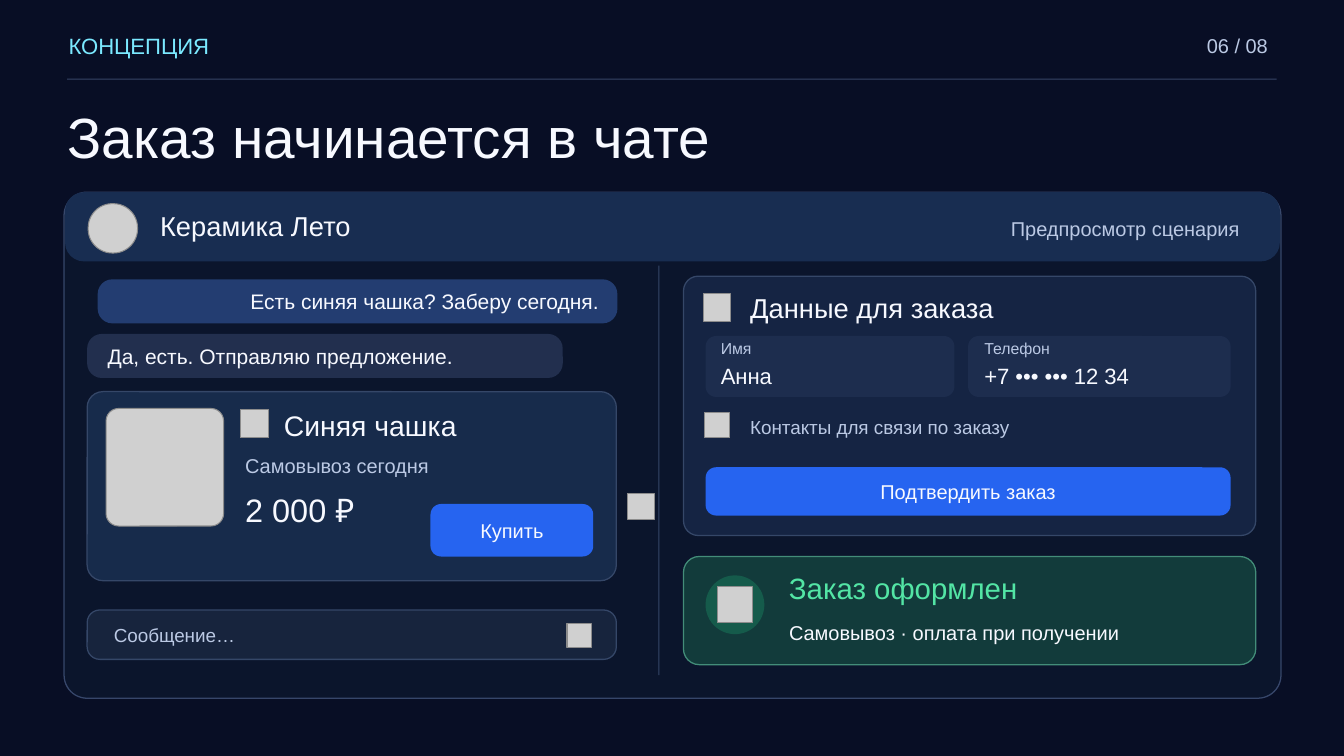
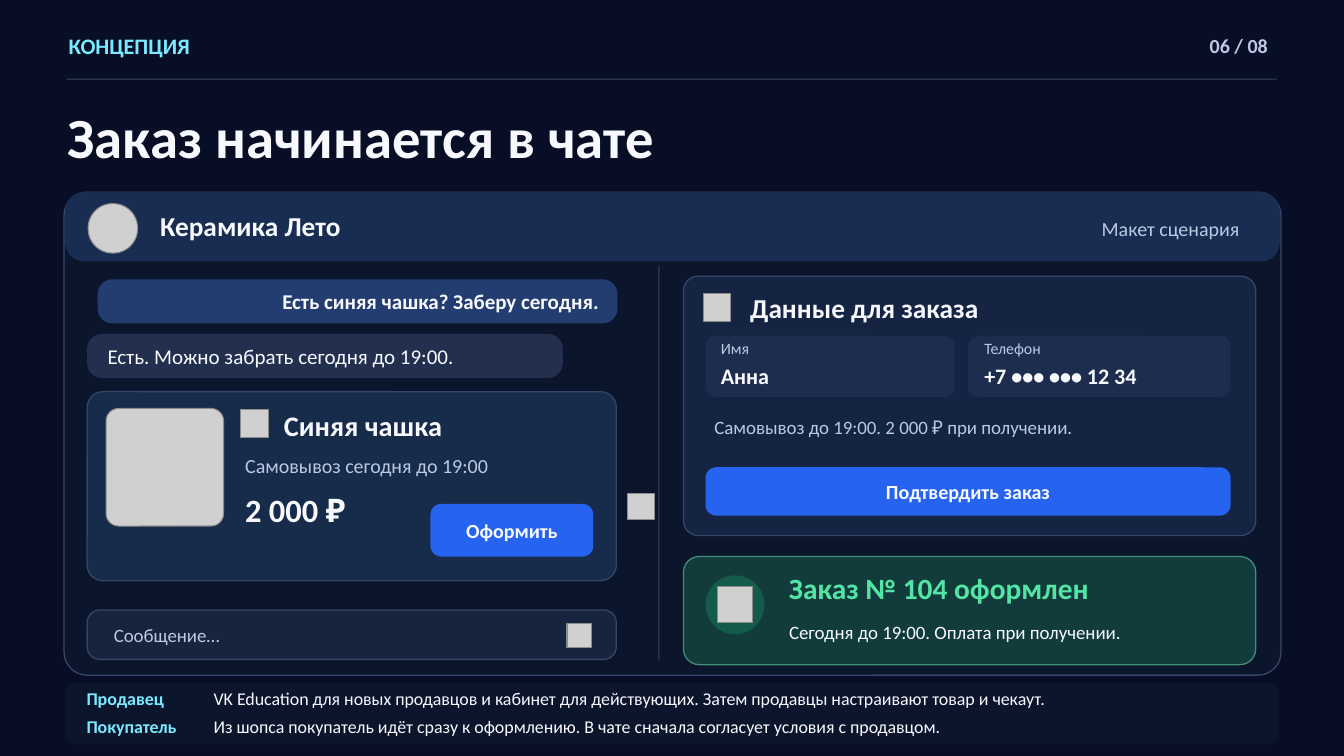
Before and after one commit to Shadovv-Government/vs_case_champ, a slide deck: slide 6 of presentation/Теневое Правительство_strategy_msk.pptx. Drawn at 1344x756 pixels with LibreOffice and Linux fonts; fonts in the diff are those of the drawing; grey boxes stand for pictures; background and template pictures are left out. Boxes give left, top, right and bottom in pixels: in the first picture for what was removed or moved away, otherwise in the second. Text is boxed around its words. In the diff, an @@ line names an element or a change of style, - is before the commit and + after.

Commit message:
Завершить презентацию, аналитический отчёт и расчёты «VK Заказ рядом» для VK Case Champ 2026
Вычитать и сверстать восемь слайдов, обновить редактируемый PowerPoint с пятью диаграммами и заметки к защите. Собрать PDF с поиском по тексту и закладками.

Добавить аналитический отчёт с формулами, источниками, экономикой и планом пилота. Оформить использование ИИ кратким примечанием к методике, синхронизировать отдельное приложение и обновить инструкцию по подаче.

Пересчитать товарные сегменты по исходному XLSX, разделить источники открытий карточек и зафиксировать расхождение сводного и категорийного числа заказов. Уточнить роль Маркета в поиске и рекомендациях и путь заказа через Магазин сообщества.

Описать два теста для заказа из чата и товарных публикаций, резервный сценарий подключения чекаута, размер выборки и критерии продолжения. Пересчитать окупаемость сервиса сверки оплат и возвратов и чувствительность к доле подключившихся.

Обновить ноутбуки анализа данных и бенчмарков, таблицу платежей и конспект Q&A. Синхронизировать генераторы расчётов и сборку презентации, диаграмм и отчёта.

```diff
--- a/presentation/Теневое Правительство_strategy_msk.pptx
+++ b/presentation/Теневое Правительство_strategy_msk.pptx
@@ rectangle at (0,0,1344,756): fill #080E25 at 19% opacity to #080E25 at 43% opacity @@
@@ rounded rectangle: place and size @@
-rounded rectangle at (65,193,1281,699)
+rounded rectangle at (65,193,1281,676)
@@ rounded rectangle at (65,193,1281,676): proportions changed @@
@@ text at (1102,223,1239,240): text changed; font Arial to Calibri @@
-Предпросмотр сценария
+Макет сценария
@@ rectangle: place and size @@
-rectangle at (658,266,659,676)
+rectangle at (658,266,659,661)
@@ text at (108,349,453,368): text changed; font Arial to Calibri @@
-Да, есть. Отправляю предложение.
+Есть. Можно забрать сегодня до 19:00.
@@ font Arial to Calibri in 3 elements at (114,629,220,645), (721,344,749,354), (984,343,1040,357) @@
@@ picture removed at (705,412,730,438) @@
@@ text at (714,422,1072,437): text changed; font Arial to Calibri @@
-Контакты для связи по заказу
+Самовывоз до 19:00. 2 000 ₽ при получении.
@@ text at (245,460,488,477): text changed; font Arial to Calibri @@
-Самовывоз сегодня
+Самовывоз сегодня до 19:00
@@ font Arial to Calibri, bold on in 11 elements at (69,39,190,58), (1210,39,1268,53), (68,121,654,159), (160,218,341,241), (282,294,599,313), (284,417,442,436), (245,500,318,523), (750,300,978,323), (721,369,769,384), (984,369,1136,384), (886,486,1050,503) @@
@@ text at (466,524,557,542): text changed; font Arial to Calibri; bold on @@
-Купить
+Оформить
@@ text at (789,579,1088,604): text changed; font Arial to Calibri; bold on @@
-Заказ оформлен
+Заказ № 104 оформлен
@@ text at (789,626,1121,642): text changed; size 14.2 to 13.5 pt; font Arial to Calibri @@
-Самовывоз · оплата при получении
+Сегодня до 19:00. Оплата при получении.
@@ rounded rectangle added at (66,683,1279,744), fill #0B152C @@
@@ text added at (87,693,164,708), 12.8 pt, text #7BE9FF, bold @@
+Продавец
@@ text added at (214,692,1045,708), 12.8 pt, text #F7F9FF @@
+VK Education для новых продавцов и кабинет для действующих. Затем продавцы настраивают товар и чекаут.
@@ text added at (87,721,177,736), 12.8 pt, text #7BE9FF, bold @@
+Покупатель
@@ text added at (214,721,940,736), 12.8 pt, text #F7F9FF @@
+Из шопса покупатель идёт сразу к оформлению. В чате сначала согласует условия с продавцом.
```
Also in this commit, not shown: 6 other slides changed, 1 slide added, 1 slide removed, 28 other files.
